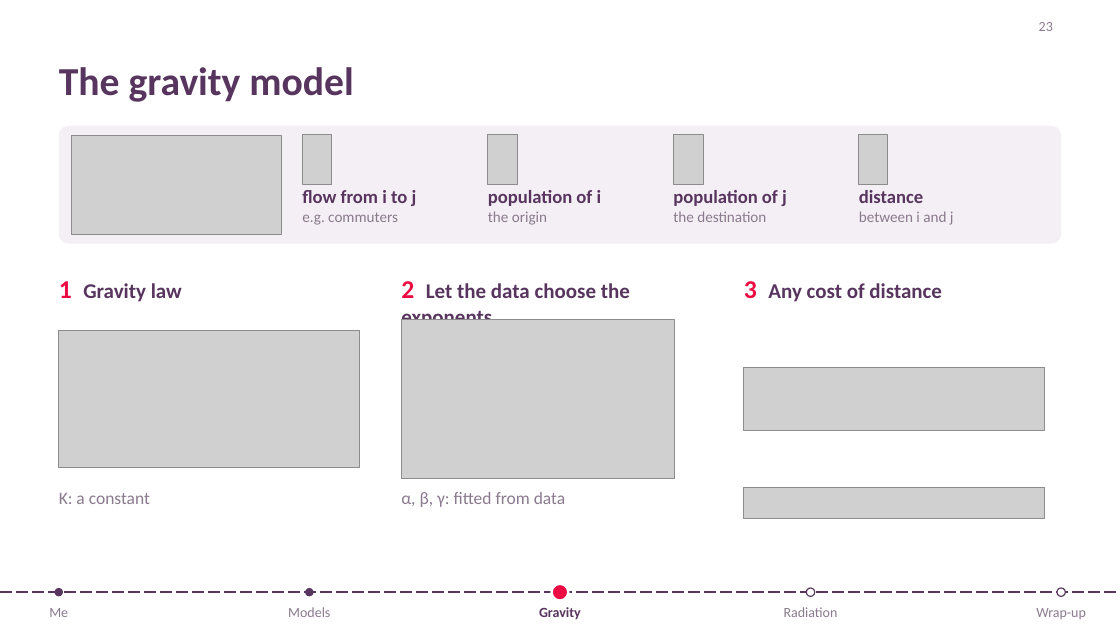
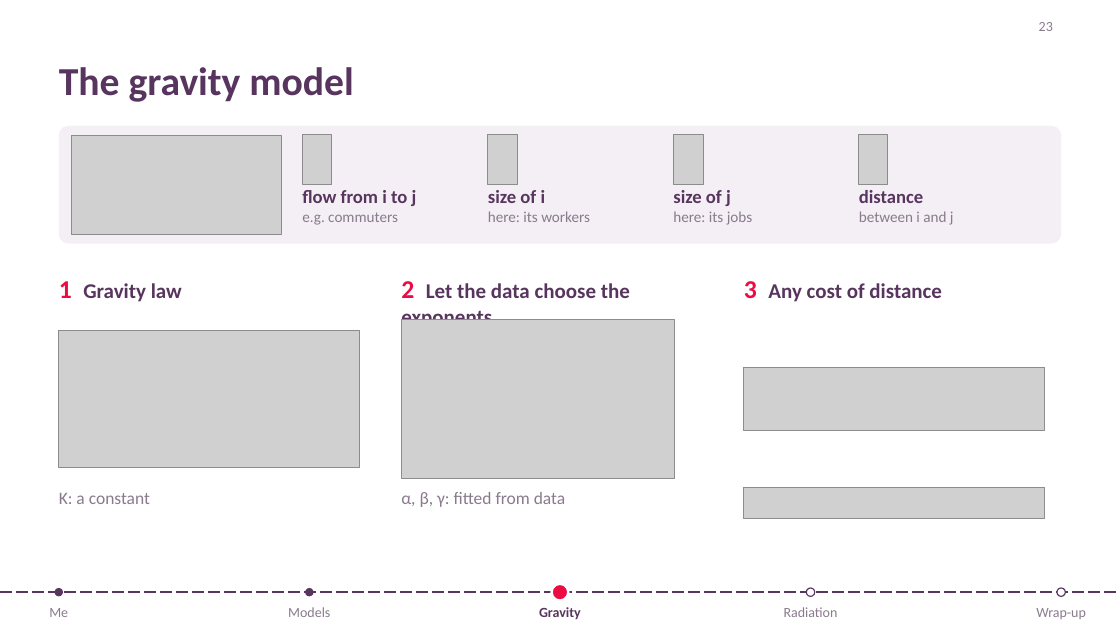
Before and after one commit to lalessan/mobility-models, a slide deck: slide 23 of slides/lecture_mobility_models.pptx. Drawn at 1120x630 pixels with LibreOffice and Linux fonts; fonts in the diff are those of the drawing; grey boxes stand for pictures. Boxes give left, top, right and bottom in pixels: in the first picture for what was removed or moved away, otherwise in the second. Text is boxed around its words. In the diff, an @@ line names an element or a change of style, - is before the commit and + after.

```diff
--- a/slides/lecture_mobility_models.pptx
+++ b/slides/lecture_mobility_models.pptx
@@ text at (488, 190, 590, 222): text changed; size 16 to 13 pt; text colour #58355E to #8A7A8D; bold off @@
-population of i
-the origin
+size of i
+here: its workers
@@ text at (673, 190, 752, 225): text changed @@
-population of j
-the destination
+size of j
+here: its jobs
```
Also in this commit, not shown: 1 other slide changed, 8 other files.
